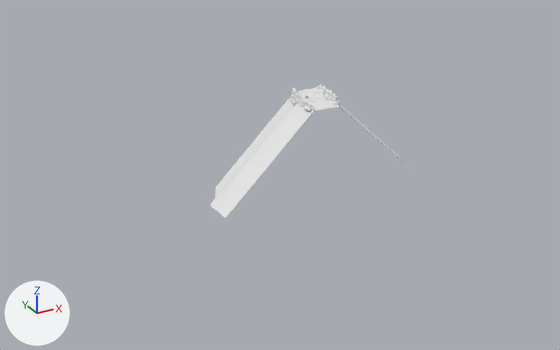
One commit to the OBJ model VektoriaApp/models/RoadTiles/RoadTiles_Curve_UpDown/RoadTiles_Curve_R_Down/RoadTile_Curve_R_Down1.obj: the scene before it, then after it.
Rendered twice from a 50 mm camera at (-1319.0, -2227.0, 836.0) aimed at (-86.0, 14.0, -285.0). The lights are fixed; the arrows at lower left show +X, +Y and +Z. Where no turn or scale is listed for an object, it has been applied to the vertices.

Objects in the first picture: 'Rocks_LowPoly1_Cube.005'.
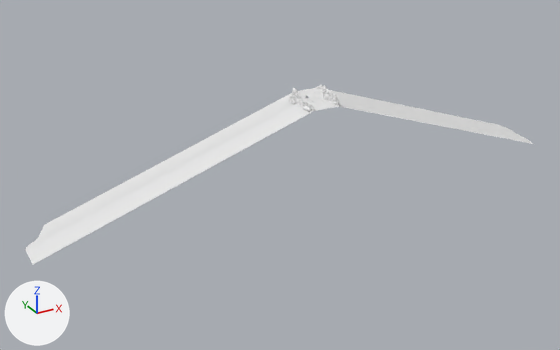
Changed parts and their boxes (x1, y1, x2, y2) in the pictures (560 x 350 px; the box of a moved part takes in the faces that stretch with it):
'Rocks_LowPoly1_Cube.005', reshaped (152% wider, 35% taller): before (211, 85, 412, 218); after (25, 85, 533, 265)
part 1 of me_rocks_lowpoly1_cube_005, moved or reshaped: before (211, 95, 313, 218); after (25, 93, 313, 265)
part 2 of me_rocks_lowpoly1_cube_005, moved or reshaped: before (339, 104, 412, 170); after (331, 90, 533, 144)

The change, as a diff of the scene's bpy script:
```diff
--- a/VektoriaApp/models/RoadTiles/RoadTiles_Curve_UpDown/RoadTiles_Curve_R_Down/RoadTile_Curve_R_Down1.obj.py
+++ b/VektoriaApp/models/RoadTiles/RoadTiles_Curve_UpDown/RoadTiles_Curve_R_Down/RoadTile_Curve_R_Down1.obj.py
@@ me_rocks_lowpoly1_cube_005 @@
 me_rocks_lowpoly1_cube_005.from_pydata(...)  # 4625 vertices, 9072 faces; spans x -380.0..497.0, y -150.0..150.0, z -345.0..22.0
 # used by ob_rocks_lowpoly1_cube_005; location = (0.0, 0.0, 0.0)
-me_rocks_lowpoly1_cube_005.vertices[4613].co = (497.0, 95.0, -345.0)  # pixel (396, 153)
-me_rocks_lowpoly1_cube_005.vertices[4614].co = (497.0, 123.0, -345.0)  # pixel (392, 151)
-me_rocks_lowpoly1_cube_005.vertices[4615].co = (403.0, -123.0, -315.0)  # pixel (411, 169)
-me_rocks_lowpoly1_cube_005.vertices[4616].co = (410.0, -95.0, -315.0)  # pixel (409, 167)
-me_rocks_lowpoly1_cube_005.vertices[4617].co = (456.0, 14.0, -333.0)  # pixel (400, 159)
-me_rocks_lowpoly1_cube_005.vertices[4618].co = (473.0, 41.0, -339.0)  # pixel (400, 157)
-me_rocks_lowpoly1_cube_005.vertices[4619].co = (488.0, 68.0, -343.0)  # pixel (399, 155)
-me_rocks_lowpoly1_cube_005.vertices[4620].co = (416.0, -68.0, -317.0)  # pixel (405, 164)
-me_rocks_lowpoly1_cube_005.vertices[4621].co = (425.0, -41.0, -321.0)  # pixel (403, 162)
-me_rocks_lowpoly1_cube_005.vertices[4622].co = (441.0, -14.0, -327.0)  # pixel (402, 161)
-me_rocks_lowpoly1_cube_005.vertices[4623].co = (497.0, 150.0, -345.0)  # pixel (388, 149)
-me_rocks_lowpoly1_cube_005.vertices[4624].co = (397.0, -150.0, -315.0)
+# me_rocks_lowpoly1_cube_005 part 1: all 12 vertices in x -380.0..-280.0, y -150.0..150.0, z -345.0..-315.0 are moved by (-620.0, 0.0, 0.0)
+# me_rocks_lowpoly1_cube_005 part 2
+me_rocks_lowpoly1_cube_005.vertices[4613].co = (1102.0, 95.0, -345.0)  # pixel (508, 128)
+me_rocks_lowpoly1_cube_005.vertices[4614].co = (1101.0, 123.0, -345.0)  # pixel (504, 126)
+me_rocks_lowpoly1_cube_005.vertices[4615].co = (1009.0, -123.0, -315.0)  # pixel (530, 141)
+me_rocks_lowpoly1_cube_005.vertices[4616].co = (1017.0, -95.0, -315.0)  # pixel (527, 139)
+me_rocks_lowpoly1_cube_005.vertices[4617].co = (1064.0, 14.0, -333.0)  # pixel (516, 133)
+me_rocks_lowpoly1_cube_005.vertices[4618].co = (1080.0, 41.0, -339.0)  # pixel (514, 132)
+me_rocks_lowpoly1_cube_005.vertices[4619].co = (1094.0, 68.0, -343.0)  # pixel (511, 130)
+me_rocks_lowpoly1_cube_005.vertices[4620].co = (1025.0, -68.0, -317.0)  # pixel (523, 137)
+me_rocks_lowpoly1_cube_005.vertices[4621].co = (1034.0, -41.0, -321.0)  # pixel (520, 135)
+me_rocks_lowpoly1_cube_005.vertices[4622].co = (1049.0, -14.0, -327.0)  # pixel (518, 134)
+me_rocks_lowpoly1_cube_005.vertices[4623].co = (1100.0, 150.0, -345.0)  # pixel (499, 124)
+me_rocks_lowpoly1_cube_005.vertices[4624].co = (1001.0, -150.0, -315.0)  # pixel (534, 144)
 me_rocks_lowpoly1_cube_005.materials.append(mat_rocks_009)
```
